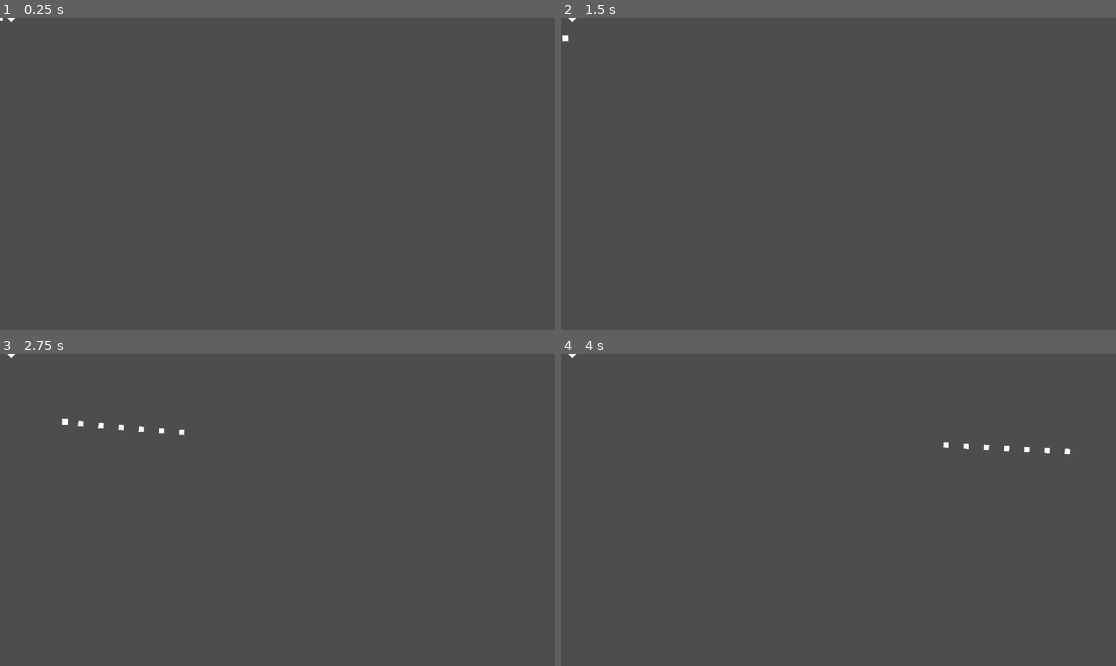
Above: before the commit, frames 1-4 (two rows, left to right).
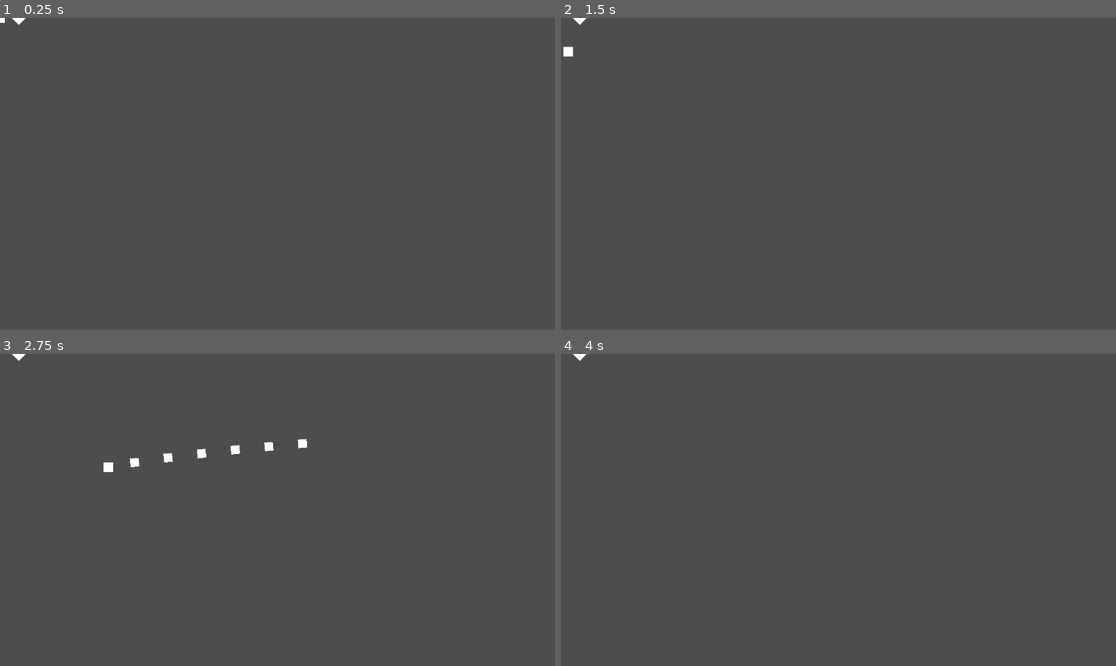
Above: after the commit, the same moments.

Repository: Neadyr/godot_sandbox
Game: Godot game, scene res://Clo.tscn
Same seed, same stepped clock (60 frames per second), same inputs: the game is played once before the commit and once after it.
Inputs (mouse positions are in pixels of both pictures, inside the frame that each line leads up to):
- Up to frame 1 (0.25 s): no input
- Up to frame 2 (1.5 s): tap Enter at 0.5 s; move the mouse to (960, 158) at 0.52 s; hold Right (ui_right) 0.53-1.28 s; tap Space (dash) at 0.6, 1.25 s; move the mouse to (727, 189) at 1.27 s; hold Down (ui_down) from 1.28 s (still down); tap Shift (sprint) at 1.35 s
- Up to frame 3 (2.75 s): move the mouse to (333, 441) at 2.02 s; release Down (ui_down) at 2.03 s; press the mouse at (333, 441) at 2.03 s; hold Right (ui_right) from 2.03 s (still down)
- Up to frame 4 (4 s): move the mouse to (810, 572) at 2.77 s; release Right (ui_right) at 2.78 s; release the mouse at (810, 572) at 2.78 s; hold Up (ui_up) 2.78-3.53 s; tap Space (dash) at 2.85 s; move the mouse to (1005, 556) at 3.52 s; hold Left (ui_left) from 3.53 s (still down); tap Shift (sprint) at 3.6 s

The runs differ from the first frame. In frame 1, less than 0.1% of the frame differs, in the area x 0-5%, y 0-3%; in frame 2, 0.1%; in frame 3, 0.5%, in the area x 1-56%, y 0-38%; in frame 4, 0.2%.

Commit message:
Create Contorol_Scene

Diff:
--- /dev/null
+++ b/Alex/Control.tscn
@@ -0,0 +1,21 @@
+[gd_scene format=3 uid="uid://sj8ctqf02onx"]
+
+[node name="Control" type="Control"]
+layout_mode = 3
+anchors_preset = 15
+anchor_right = 1.0
+anchor_bottom = 1.0
+grow_horizontal = 2
+grow_vertical = 2
+
+[node name="Panel" type="Panel" parent="."]
+layout_mode = 1
+anchors_preset = -1
+anchor_right = 1.0
+anchor_bottom = 1.0
+offset_left = 100.0
+offset_top = 100.0
+offset_right = -100.0
+offset_bottom = -100.0
+grow_horizontal = 2
+grow_vertical = 2
--- a/Alex/MainMenu.tscn
+++ /dev/null
@@ -1,36 +0,0 @@
-[gd_scene format=3 uid="uid://b34rxud3uxxwi"]
-
-[node name="MainMenu" type="Node2D"]
-
-[node name="VBoxContainer" type="VBoxContainer" parent="."]
-offset_right = 1920.0
-offset_bottom = 1080.0
-
-[node name="Label" type="Label" parent="VBoxContainer"]
-layout_mode = 2
-size_flags_vertical = 1
-text = "Jeu trop stylé"
-horizontal_alignment = 1
-vertical_alignment = 1
-
-[node name="Panel" type="Panel" parent="VBoxContainer"]
-layout_mode = 2
-
-[node name="VBoxContainer" type="VBoxContainer" parent="VBoxContainer/Panel"]
-layout_mode = 0
-offset_left = 784.0
-offset_top = 44.0
-offset_right = 1128.0
-offset_bottom = 289.0
-
-[node name="Button" type="Button" parent="VBoxContainer/Panel/VBoxContainer"]
-layout_mode = 2
-text = "nouvelle partie"
-
-[node name="Button2" type="Button" parent="VBoxContainer/Panel/VBoxContainer"]
-layout_mode = 2
-text = "option"
-
-[node name="Button3" type="Button" parent="VBoxContainer/Panel/VBoxContainer"]
-layout_mode = 2
-text = "quitter"
--- a/project.godot
+++ b/project.godot
@@ -14,11 +14,6 @@
 run/main_scene="res://Clo.tscn"
 config/features=PackedStringArray("4.4", "Forward Plus")
 config/icon="res://icon.svg"
-
-[display]
-
-window/size/viewport_width=1920
-window/size/viewport_height=1080
 
 [input]
 
